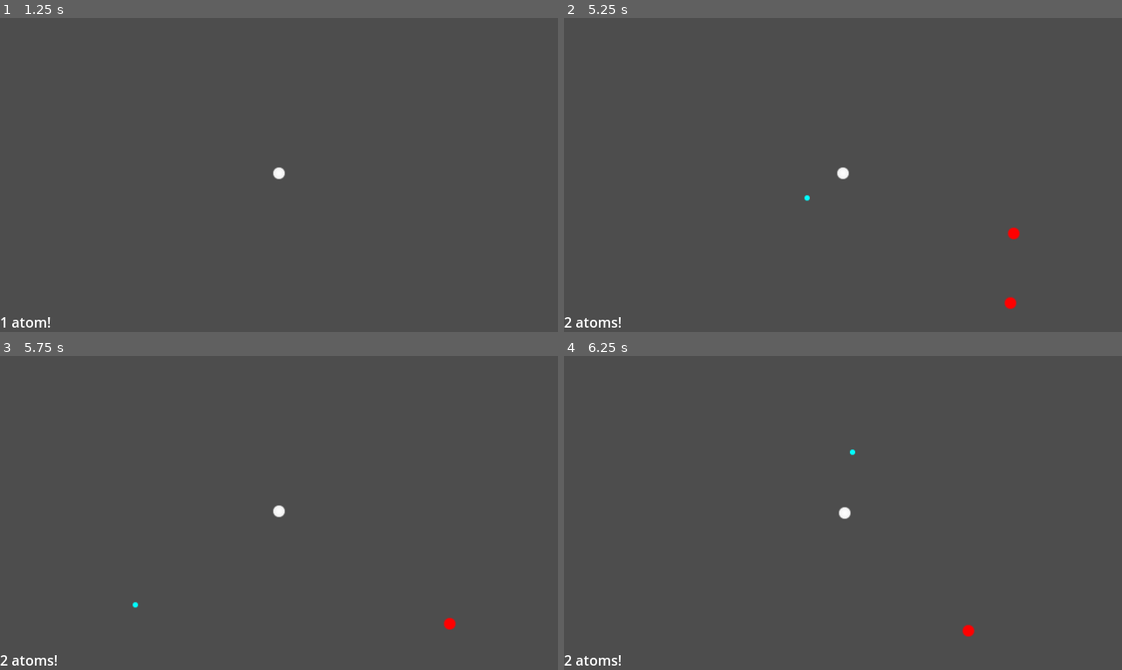
Above: before the commit, frames 1-4 (two rows, left to right).
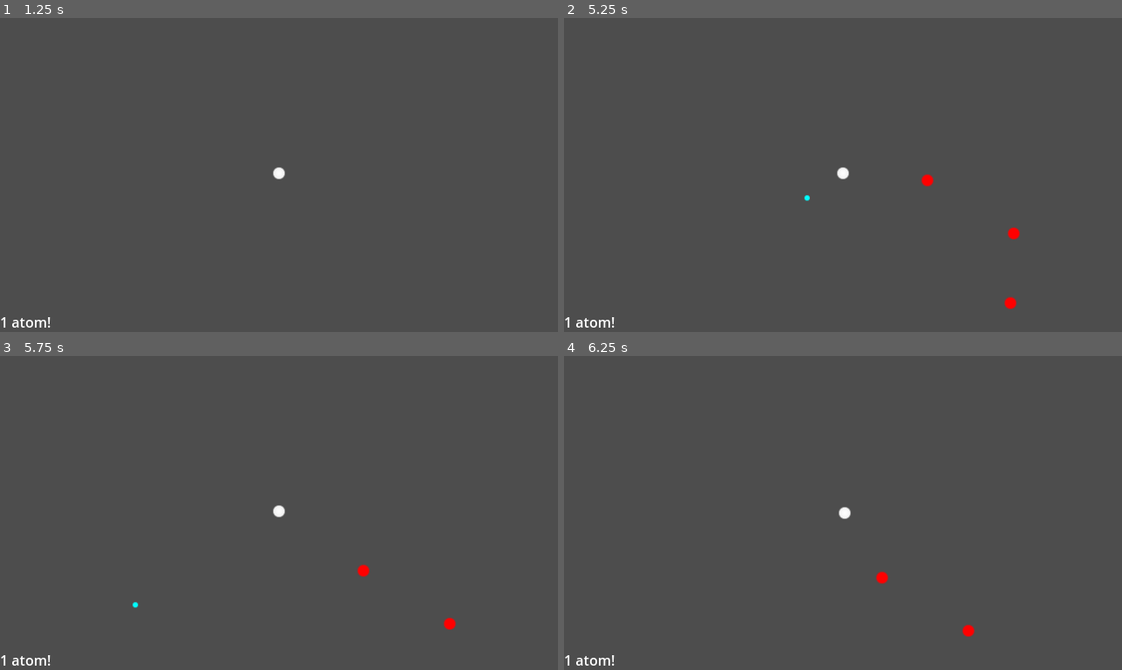
Above: after the commit, the same moments.

Repository: Isaac-SOL/ScaleShmup
Game: Godot game, scene res://scenes/main.tscn
Two runs of this game, one before a commit and one after it. Both use one fixed random seed, a clock stepped at 60 frames per second and the inputs below.
Inputs (mouse positions are in pixels of both pictures, inside the frame that each line leads up to):
- Up to frame 1 (1.25 s): tap Enter at 0.5 s; move the mouse to (251, 237) at 0.52 s; press the mouse at (251, 237) at 0.53 s; hold W (up) from 0.53 s (still down)
- Up to frame 2 (5.25 s): tap Space at 1.25 s; move the mouse to (1010, 222) at 1.27 s; release the mouse at (1010, 222) at 1.28 s; click (1010, 222) at 1.35 s; move the mouse to (675, 127) at 2.02 s; release W (up) at 2.03 s; press the mouse at (675, 127) at 2.03 s; hold A (left) 2.03-3.53 s; move the mouse to (870, 175) at 2.77 s; release the mouse at (870, 175) at 2.78 s; click (870, 175) at 2.85 s; move the mouse to (759, 96) at 3.52 s; press the mouse at (759, 96) at 3.53 s; hold S (down) 3.53-4.28 s; move the mouse to (965, 159) at 4.27 s; release the mouse at (965, 159) at 4.28 s; hold D (right) 4.28-5.03 s; click (965, 159) at 4.35 s; move the mouse to (731, 190) at 5.02 s; press the mouse at (731, 190) at 5.03 s; hold W (up) from 5.03 s (still down)
- Up to frame 3 (5.75 s): keep holding W (up)
- Up to frame 4 (6.25 s): move the mouse to (898, 443) at 5.77 s; release W (up) at 5.78 s; release the mouse at (898, 443) at 5.78 s; hold D (right) from 5.78 s (still down); click (898, 443) at 5.85 s

Frame 1 is identical in both runs. In frame 2, 0.1% of the frame differs, in the area x 0-67%, y 49-99%; in frame 3, 0.1%; in frame 4, 0.1%, in the area x 0-59%, y 29-99%.

Commit message:
Added amalgamation and multishoot

Diff:
--- a/objects/enemy.tscn
+++ b/objects/enemy.tscn
@@ -21,6 +21,7 @@
 collision_layer = 4
 collision_mask = 3
 script = ExtResource("1_uyjop")
+hp = 4
 
 [node name="Sprite2D" type="Sprite2D" parent="."]
 texture = SubResource("GradientTexture2D_8b3lq")
--- a/objects/player.tscn
+++ b/objects/player.tscn
@@ -1,14 +1,15 @@
-[gd_scene load_steps=6 format=3 uid="uid://c71bepd0cdivk"]
+[gd_scene load_steps=7 format=3 uid="uid://c71bepd0cdivk"]
 
 [ext_resource type="Script" path="res://scripts/player.gd" id="1_cmjns"]
 [ext_resource type="PackedScene" uid="uid://canbcskskh8f2" path="res://objects/player_projectile.tscn" id="2_cuvwt"]
+[ext_resource type="PackedScene" uid="uid://dihk63qbf2qs2" path="res://objects/player_part.tscn" id="3_brrby"]
 
-[sub_resource type="Gradient" id="Gradient_ce3te"]
+[sub_resource type="Gradient" id="Gradient_gu2wq"]
 offsets = PackedFloat32Array(0, 0.75974, 1)
 colors = PackedColorArray(1, 1, 1, 1, 0.954545, 0.954545, 0.954545, 1, 1, 1, 1, 0)
 
 [sub_resource type="GradientTexture2D" id="GradientTexture2D_ocuqe"]
-gradient = SubResource("Gradient_ce3te")
+gradient = SubResource("Gradient_gu2wq")
 width = 16
 height = 16
 fill = 1
@@ -19,14 +20,21 @@
 radius = 6.08276
 
 [node name="Player" type="Area2D"]
-collision_mask = 12
+collision_mask = 268
 script = ExtResource("1_cmjns")
 move_speed = 2.0
 projectile = ExtResource("2_cuvwt")
 projectile_speed = 250.0
+part = ExtResource("3_brrby")
 
 [node name="Sprite2D" type="Sprite2D" parent="."]
 texture = SubResource("GradientTexture2D_ocuqe")
 
 [node name="CollisionShape2D" type="CollisionShape2D" parent="."]
+unique_name_in_owner = true
 shape = SubResource("CircleShape2D_23aqy")
+
+[node name="Parts" type="Node2D" parent="."]
+unique_name_in_owner = true
+
+[connection signal="area_exited" from="." to="." method="_on_area_exited"]
--- /dev/null
+++ b/objects/player_part.tscn
@@ -0,0 +1,29 @@
+[gd_scene load_steps=5 format=3 uid="uid://dihk63qbf2qs2"]
+
+[ext_resource type="Script" path="res://scripts/player_part.gd" id="1_ousfw"]
+
+[sub_resource type="Gradient" id="Gradient_ce3te"]
+offsets = PackedFloat32Array(0, 0.75974, 1)
+colors = PackedColorArray(1, 1, 1, 1, 0.954545, 0.954545, 0.954545, 1, 1, 1, 1, 0)
+
+[sub_resource type="GradientTexture2D" id="GradientTexture2D_hm7pe"]
+gradient = SubResource("Gradient_ce3te")
+width = 16
+height = 16
+fill = 1
+fill_from = Vector2(0.5, 0.5)
+fill_to = Vector2(0.5, 0)
+
+[sub_resource type="CircleShape2D" id="CircleShape2D_v7ivi"]
+radius = 6.08276
+
+[node name="PlayerPart" type="Area2D"]
+collision_layer = 256
+collision_mask = 256
+script = ExtResource("1_ousfw")
+
+[node name="Sprite2D" type="Sprite2D" parent="."]
+texture = SubResource("GradientTexture2D_hm7pe")
+
+[node name="CollisionShape2D" type="CollisionShape2D" parent="."]
+shape = SubResource("CircleShape2D_v7ivi")
--- a/project.godot
+++ b/project.godot
@@ -20,6 +20,10 @@
 window/size/viewport_width=640
 window/size/viewport_height=360
 window/stretch/mode="canvas_items"
+
+[editor]
+
+movie_writer/movie_file="A:/Pierre/Documents/GodotProjects/ScaleShmup/movies/movie.avi"
 
 [input]
 
@@ -59,7 +63,7 @@
 2d_physics/layer_2="Player Projectile"
 2d_physics/layer_3="Enemy"
 2d_physics/layer_4="Enemy Projectile"
-2d_physics/layer_9="PlayerAmalgamElement"
+2d_physics/layer_9="PlayerPart"
 
 [rendering]
 
--- a/scripts/enemy.gd
+++ b/scripts/enemy.gd
@@ -3,6 +3,7 @@
 signal destroyed_by_player(size: int)
 
 @export var size: int = 1
+@export var hp: int = 1
 
 func _ready():
 	connect("body_entered", _on_enemy_body_entered)
@@ -12,9 +13,11 @@
 
 func _on_enemy_body_entered(body: Node2D):
 	if body is Projectile and body.player:
-		destroyed_by_player.emit(size)
 		body.destroy()
-		destroy()
+		hp -= 1
+		if hp == 0:
+			destroyed_by_player.emit(size)
+			destroy()
 
 func _on_visible_on_screen_notifier_2d_screen_exited():
 	destroy()
--- /dev/null
+++ b/scripts/general/util.gd
@@ -0,0 +1,33 @@
+class_name Util
+
+static func decay(a, b, d: float):
+	return b + (a - b) * exp(-d)
+
+static func decayf(a: float, b: float, d: float) -> float:
+	return b + (a - b) * exp(-d)
+
+static func decayv2(a: Vector2, b: Vector2, d: float) -> Vector2:
+	return b + (a - b) * exp(-d)
+
+static func decayv3(a: Vector3, b: Vector3, d: float) -> Vector3:
+	return b + (a - b) * exp(-d)
+
+static func decayq(a: Quaternion, b: Quaternion, d: float) -> Quaternion:
+	return b + (a - b) * exp(-d)
+
+static func clamp_angle(angle: float, custom_center: float = 0) -> float:
+	angle -= custom_center
+	if angle > PI:
+		angle = fmod(angle + PI, 2 * PI) - PI
+	elif angle < -PI:
+		angle = fmod(angle - PI, 2 * PI) + PI
+	return angle + custom_center
+
+static func rand_on_circle(radius: float) -> Vector2:
+	var angle: float = randf_range(0, TAU)
+	return Vector2(sin(angle), cos(angle)) * radius
+
+static func rand_in_circle(min_radius: float, max_radius: float) -> Vector2:
+	var angle: float = randf_range(0, TAU)
+	var distance: float = randf_range(min_radius, max_radius)
+	return Vector2(sin(angle), cos(angle)) * distance
--- a/scripts/player.gd
+++ b/scripts/player.gd
@@ -4,9 +4,15 @@
 @export var move_speed: float = 1
 @export var projectile: PackedScene
 @export var projectile_speed: float = 1
+@export var part: PackedScene
+@export var base_fire_rate: float = 1
 
+@onready var radius = %CollisionShape2D.shape.radius
+@onready var fire_rate = base_fire_rate
 
-func _process(_delta: float):
+var next_fire: float = 0
+
+func _process(delta: float):
 	var move_vec := Vector2.ZERO
 	if Input.is_action_pressed("up"):
 		move_vec.y -= move_speed
@@ -18,15 +24,45 @@
 		move_vec.x += move_speed
 	position += move_vec
 
-	if Input.is_action_just_pressed("shoot"):
-		var shoot_position: Vector2 = get_global_mouse_position()
-		var shoot_direction: Vector2 = (shoot_position - global_position).normalized()
+	if next_fire > 0:
+		next_fire -= delta
+	if Input.is_action_pressed("shoot"):
+		while next_fire <= 0:
+			next_fire += fire_rate
+			shoot()
 
+func shoot():
+	var shoot_position: Vector2 = get_global_mouse_position()
+	var shoot_direction: Vector2 = (shoot_position - global_position).normalized()
+
+	if %Parts.get_child_count() == 0:
 		var new_projectile: RigidBody2D = projectile.instantiate()
 		get_parent().add_child(new_projectile)
 		new_projectile.position = position
 		new_projectile.apply_impulse(shoot_direction * projectile_speed)
+	else:
+		var rand_part = %Parts.get_child(randi_range(0, %Parts.get_child_count() - 1))
+		var new_projectile: RigidBody2D = projectile.instantiate()
+		get_parent().add_child(new_projectile)
+		new_projectile.global_position = rand_part.global_position
+		new_projectile.apply_impulse(shoot_direction * projectile_speed)
 
 func set_size(new_size: int):
 	size = new_size
-	scale = Vector2.ONE * (log(size) / log(2))
+	radius = size
+	fire_rate = base_fire_rate / size
+	%CollisionShape2D.shape.radius = radius
+	add_part()
+	#scale = Vector2.ONE * (log(size) / log(2))
+
+func add_part():
+	var new_part: PlayerPart = part.instantiate()
+	await get_tree().process_frame
+	%Parts.add_child(new_part)
+	new_part.position = Util.rand_in_circle(0, radius)
+	new_part.direction = Util.rand_on_circle(10)
+
+func _on_area_exited(area: Area2D):
+	if area is PlayerPart:
+		var new_target := Util.rand_in_circle(0, radius)
+		area.direction = (new_target - area.position).normalized() * 10
--- /dev/null
+++ b/scripts/player_part.gd
@@ -0,0 +1,6 @@
+class_name PlayerPart extends Area2D
+
+var direction: Vector2 = Vector2.ZERO
+
+func _process(delta):
+	position += direction * delta
Not shown, changed: .gitignore
